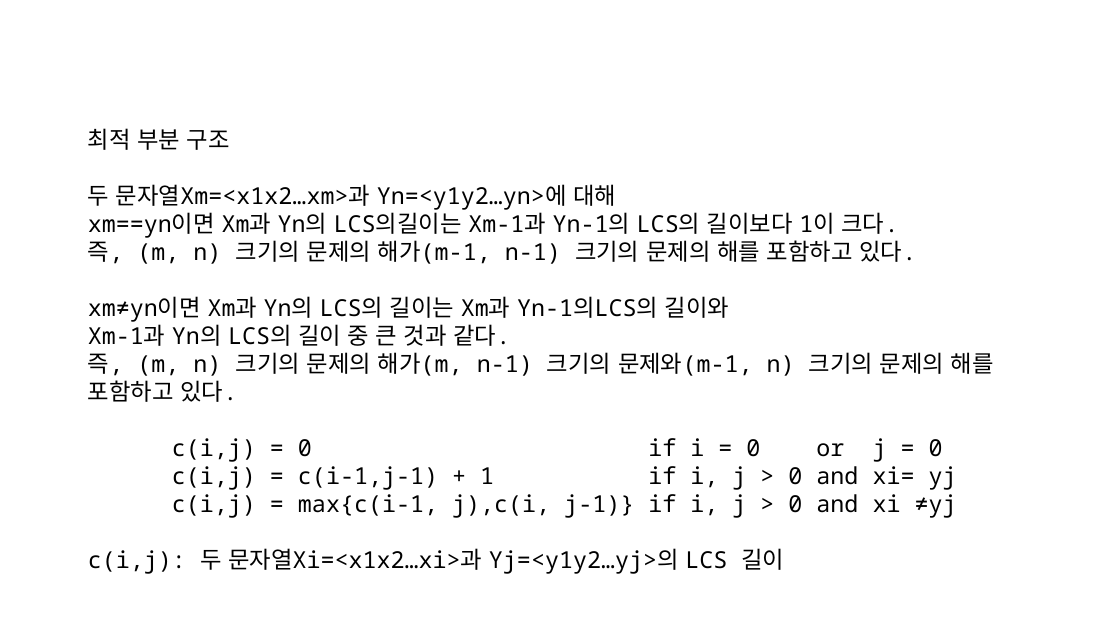
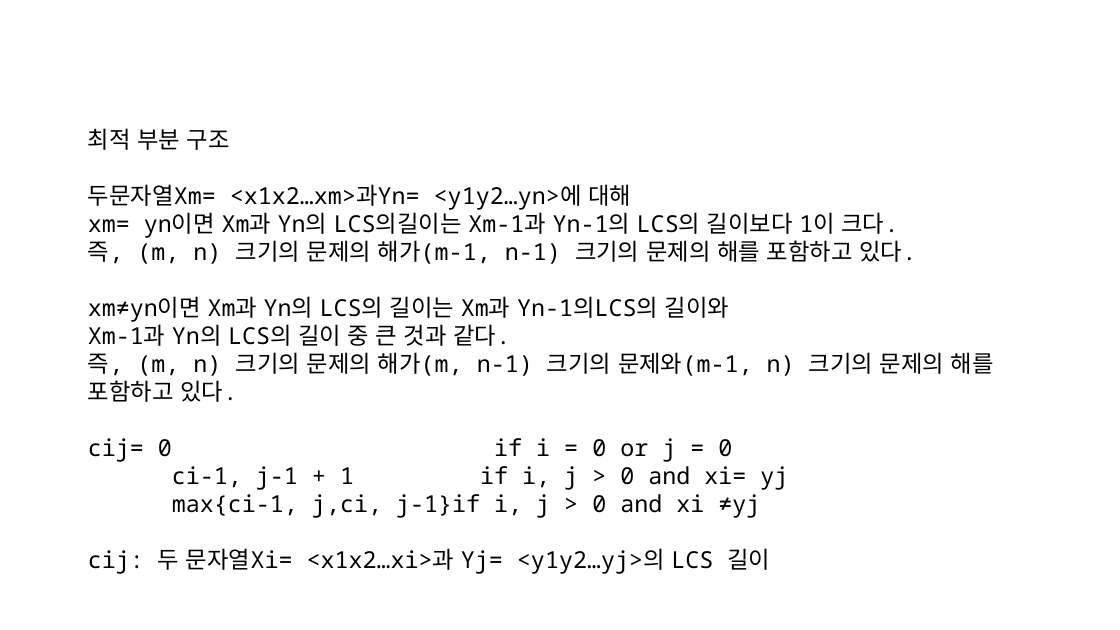
Before and after one commit to didw/algorithmInC, a slide deck: slide 10 of 알고리즘문제1.odp. Drawn at 1120x630 pixels with LibreOffice and Linux fonts; fonts in the diff are those of the drawing. Boxes give left, top, right and bottom in pixels: in the first picture for what was removed or moved away, otherwise in the second. Text is boxed around its words. In the diff, an @@ line names an element or a change of style, - is before the commit and + after.

```diff
--- a/알고리즘문제1.odp
+++ b/알고리즘문제1.odp
@@ text at [88, 184, 899, 238]: text changed @@
-두 문자열Xm=<x1x2…xm>과 Yn=<y1y2…yn>에 대해
-xm==yn이면 Xm과 Yn의 LCS의길이는 Xm-1과 Yn-1의 LCS의 길이보다 1이 크다.
+두문자열Xm= <x1x2…xm>과Yn= <y1y2…yn>에 대해
+xm= yn이면 Xm과 Yn의 LCS의길이는 Xm-1과 Yn-1의 LCS의 길이보다 1이 크다.
@@ text at [88, 438, 788, 574]: text changed @@
-c(i,j) = 0 if i = 0 or j = 0
-c(i,j) = c(i-1,j-1) + 1 if i, j > 0 and xi= yj
-c(i,j) = max{c(i-1, j),c(i, j-1)} if i, j > 0 and xi ≠yj
-c(i,j): 두 문자열Xi=<x1x2…xi>과 Yj=<y1y2…yj>의 LCS 길이
+cij= 0 if i = 0 or j = 0
+ci-1, j-1 + 1 if i, j > 0 and xi= yj
+max{ci-1, j,ci, j-1}if i, j > 0 and xi ≠yj
+cij: 두 문자열Xi= <x1x2…xi>과 Yj= <y1y2…yj>의 LCS 길이
```
Also in this commit, not shown: 1 other slide changed.
